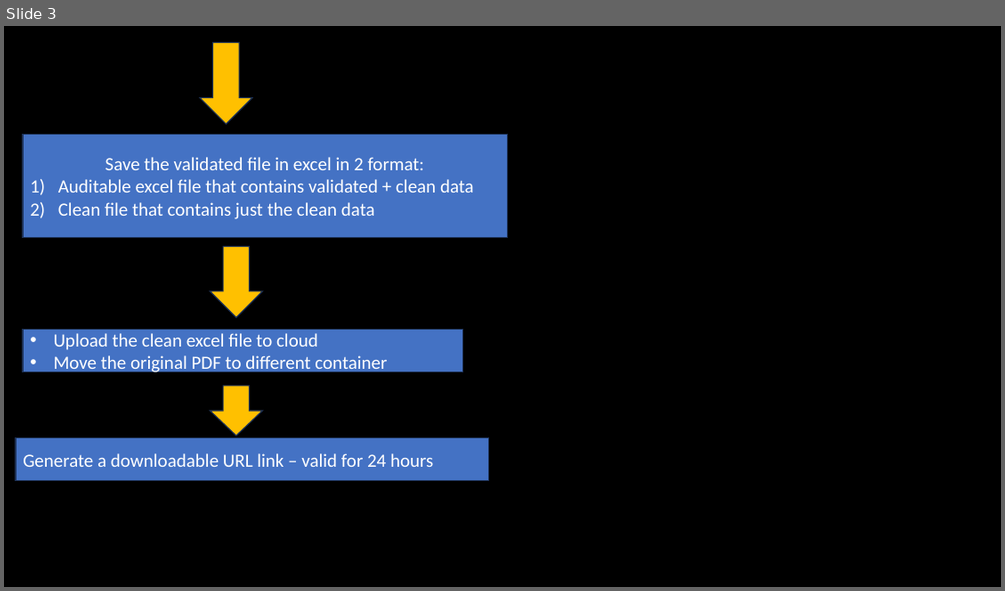
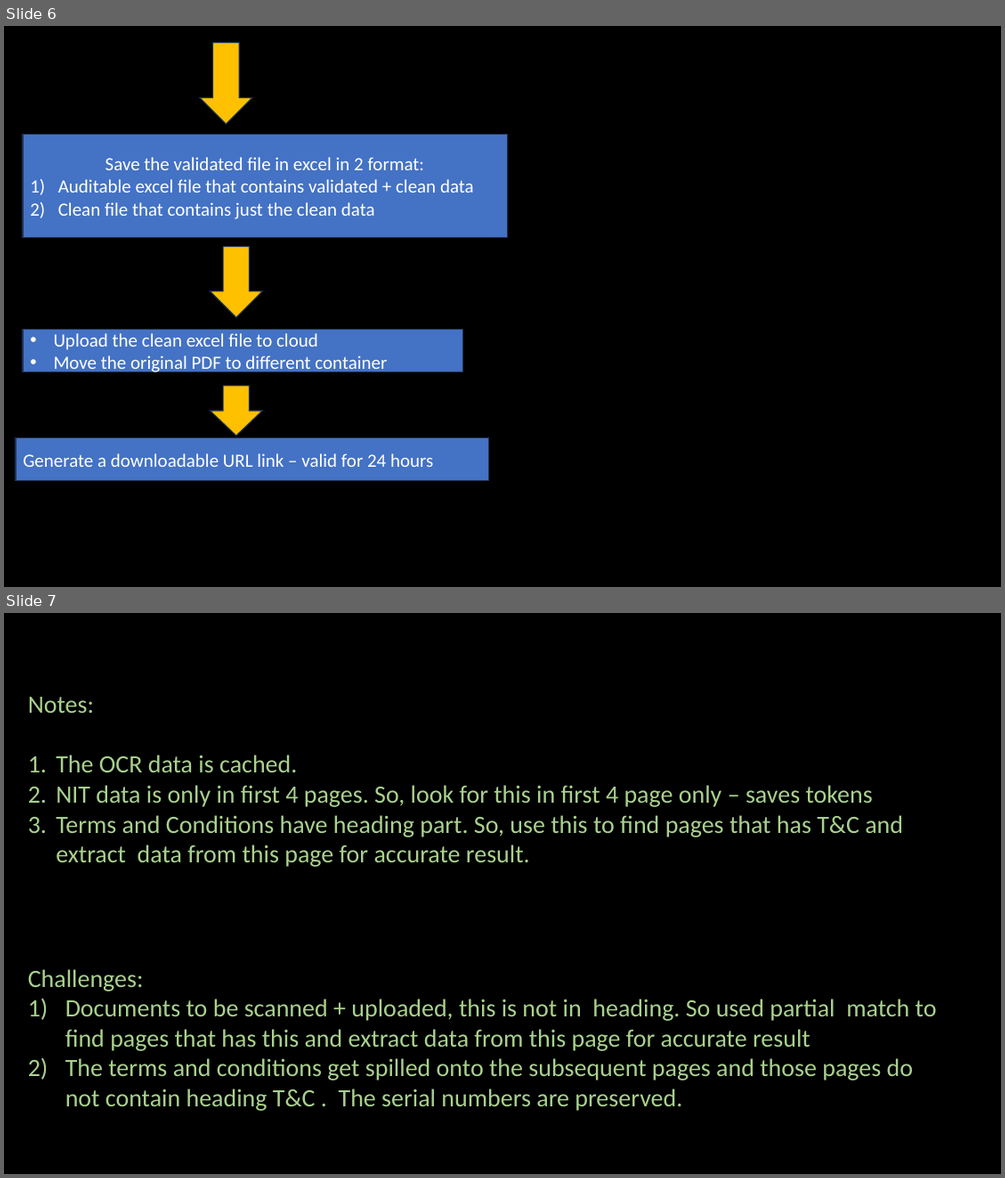
Before and after one commit to ash322ash422/ai_projects, a slide deck: TenderExtractor/notes.pptx. Shown one above the other, each under a label of ours: slide 3 before the commit, slides 6 and 7 after it. The pictures are 1005x591 and 1005x1178 pixels, drawn with LibreOffice and Linux fonts; fonts in the diff are those of the drawing; background and template pictures are left out. Boxes give left, top, right and bottom in pixels: in the first picture for what was removed or moved away, otherwise in the second. Text is boxed around its words. In the diff, an @@ line names an element or a change of style, - is before the commit and + after.

```diff
--- a/TenderExtractor/notes.pptx
+++ b/TenderExtractor/notes.pptx
@@ slide 7 added at [4, 613, 1001, 1174], background #000000 @@
@@ text added at [28, 697, 903, 867], 24 pt, text #A9D18E @@
+Notes:
+1. The OCR data is cached.
+2. NIT data is only in first 4 pages. So, look for this in first 4 page only – saves tokens
+3. Terms and Conditions have heading part. So, use this to find pages that has T&C and extract data from this page for accurate result.
@@ text added at [28, 969, 937, 1111], 24 pt, text #A9D18E @@
+Challenges:
+1) Documents to be scanned + uploaded, this is not in heading. So used partial match to find pages that has this and extract data from this page for accurate result
+2) The terms and conditions get spilled onto the subsequent pages and those pages do not contain heading T&C . The serial numbers are preserved.
@@ what was slide 3 is now slide 6 @@
```
Also in this commit, not shown: 3 other slides added, 1 slide removed, 57 other files.
